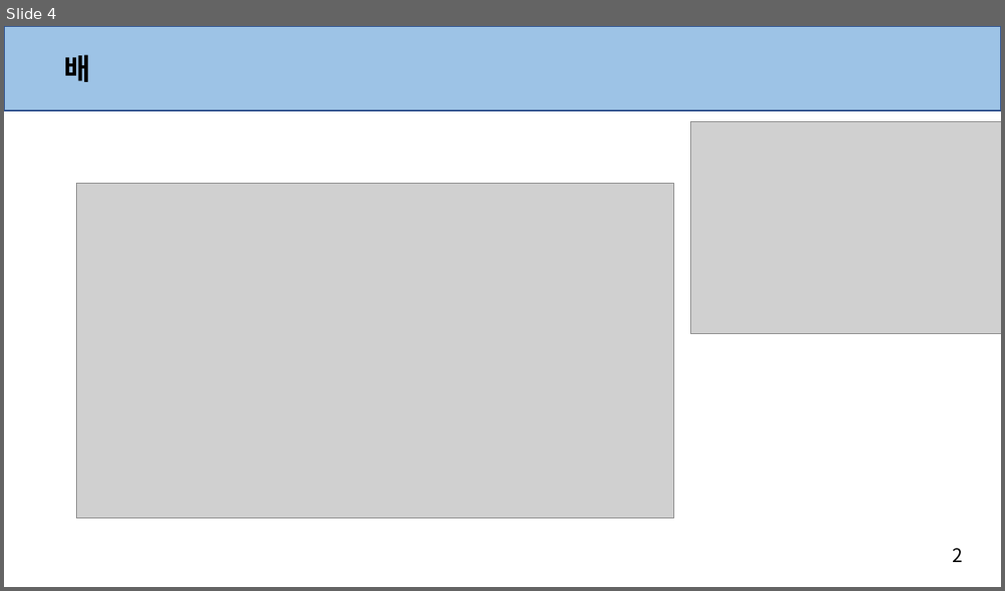
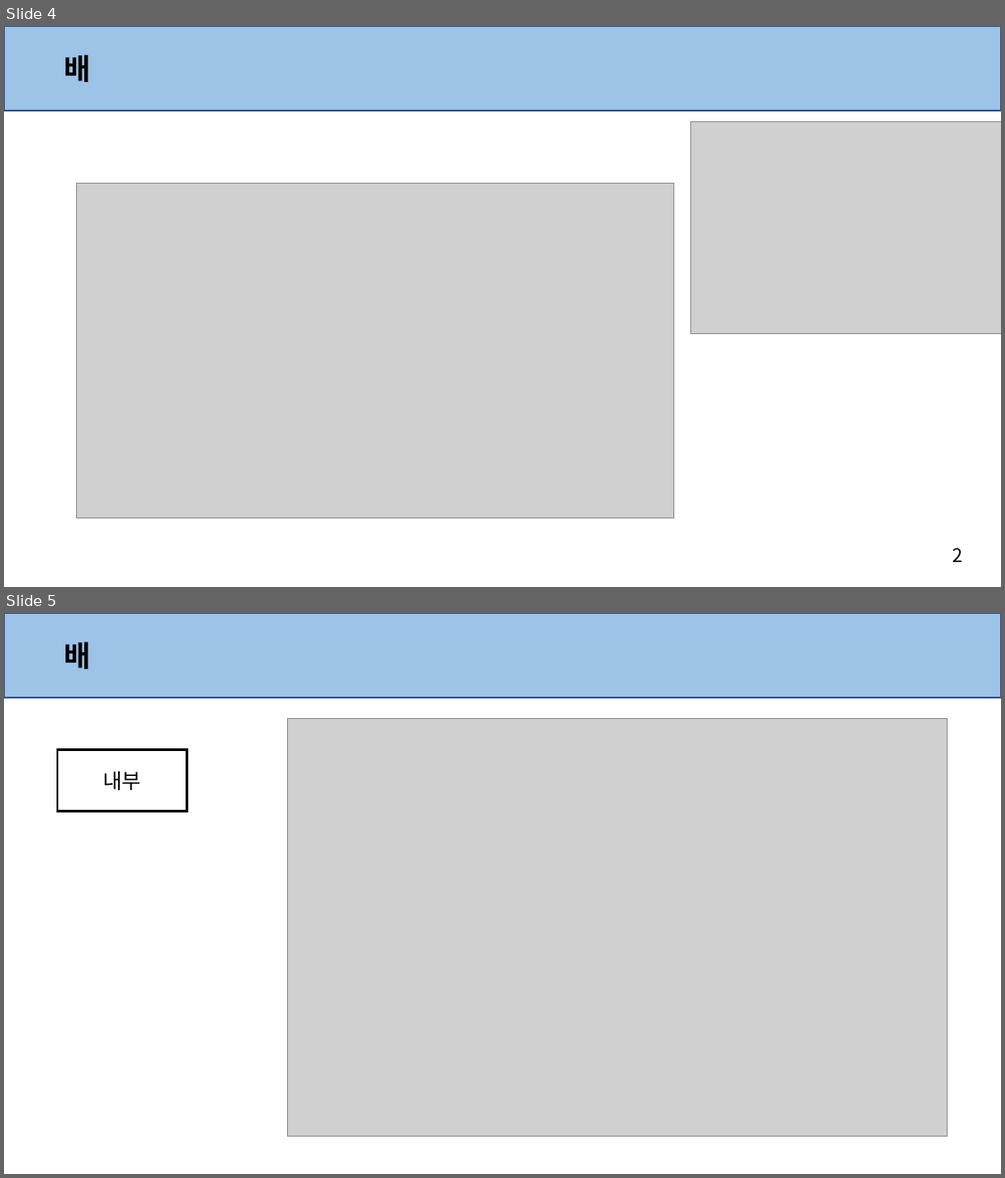
Before and after one commit to anglik0370/EscapeIsland, a slide deck: Document/맵/맵.pptx. Shown one above the other, each under a label of ours: slide 4 before the commit, slides 4 and 5 after it. The pictures are 1005x591 and 1005x1178 pixels, drawn with LibreOffice and Linux fonts; fonts in the diff are those of the drawing; grey boxes stand for pictures. Boxes give left, top, right and bottom in pixels: in the first picture for what was removed or moved away, otherwise in the second. Text is boxed around its words. In the diff, an @@ line names an element or a change of style, - is before the commit and + after.

Commit message:
맵 기획서에 내부 올림

```diff
--- a/Document/맵/맵.pptx
+++ b/Document/맵/맵.pptx
@@ slide 5 added at (4, 613, 1001, 1174), background #FFFFFF; not listed: 1 template element that a slide beside it also shows @@
@@ rectangle added at (4, 613, 1001, 698), fill #9DC3E6, outline #325491 1 pt @@
@@ text added at (65, 641, 91, 669), 28 pt, text #000000, bold @@
+배
@@ picture added at (287, 718, 947, 1135) @@
@@ rectangle added at (57, 750, 187, 811), fill #FFFFFF, outline #000000 2.25 pt, 20 pt, text #000000 @@
+내부
```
Also in this commit, not shown: 1 other file.
